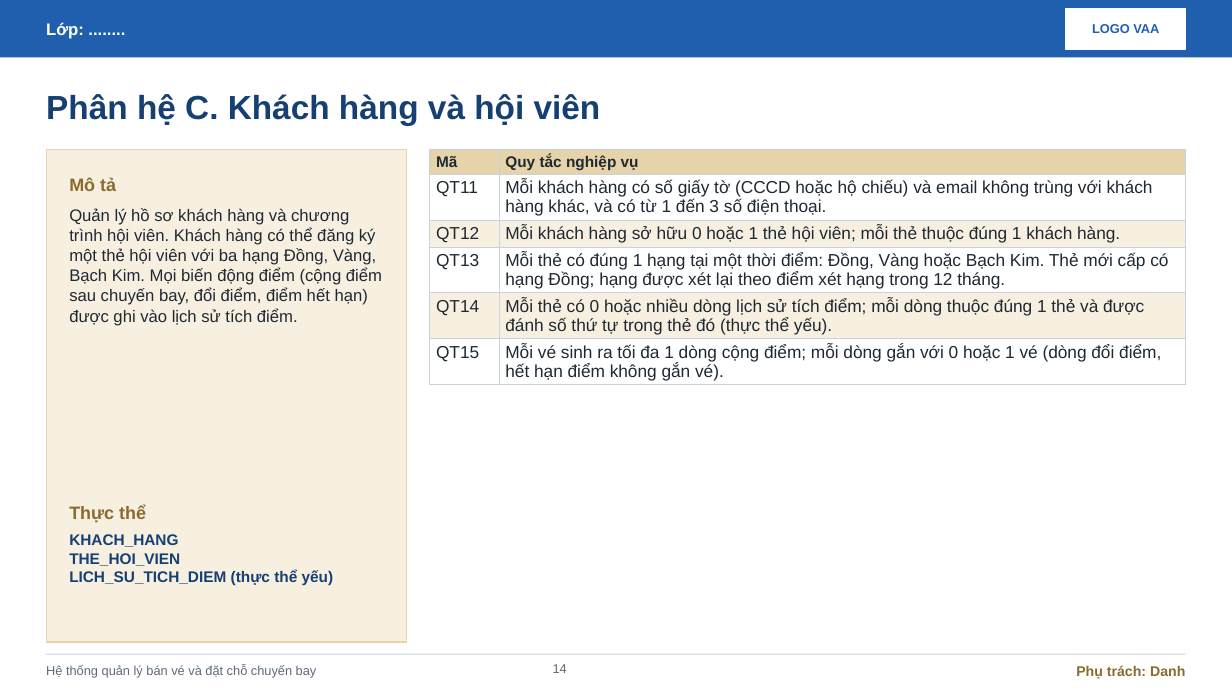
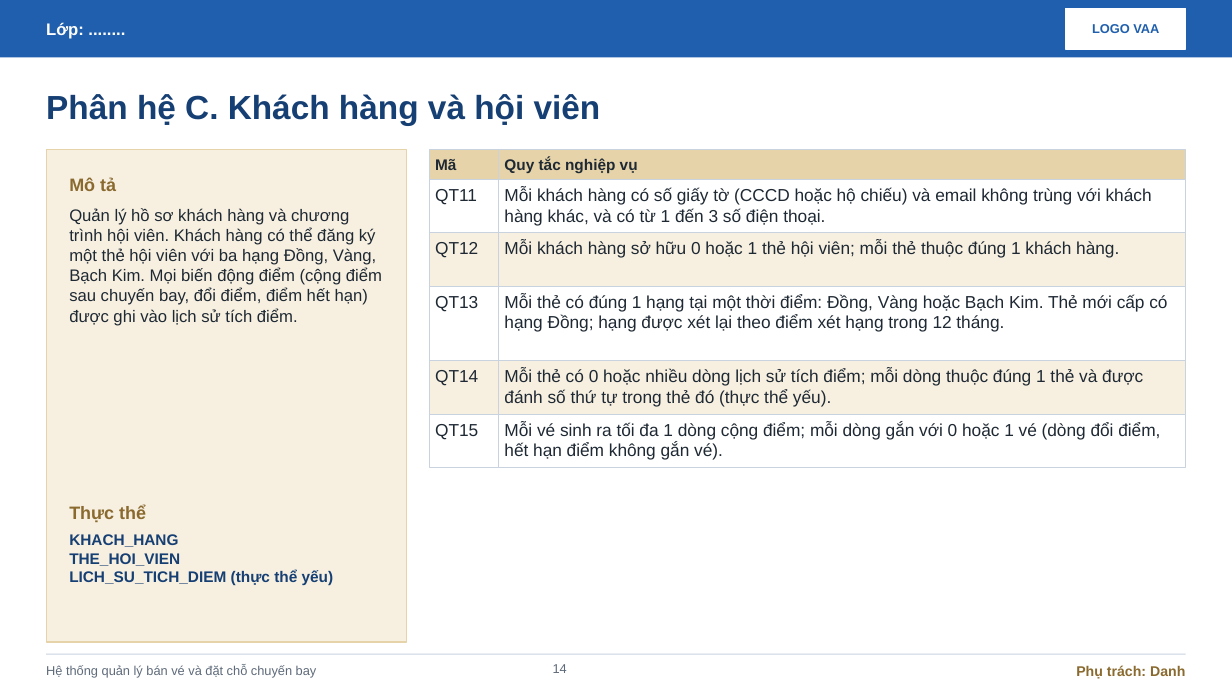
Before and after one commit to TCGxDreams/Nah, a slide deck: slide 14 of slide.pptx. Drawn at 1232x693 pixels with LibreOffice and Linux fonts; fonts in the diff are those of the drawing. Boxes give left, top, right and bottom in pixels: in the first picture for what was removed or moved away, otherwise in the second. Text is boxed around its words. In the diff, an @@ line names an element or a change of style, - is before the commit and + after.

```diff
--- a/slide.pptx
+++ b/slide.pptx
@@ table removed at (430,150,1186,385), 6 rows, 2 columns @@
-Mã | Quy tắc nghiệp vụ
-QT11 | Mỗi khách hàng có số giấy tờ (CCCD hoặc hộ chiếu) và email không trùng với khách hàng khác, và có từ 1 đến 3 số điện thoại.
-QT12 | Mỗi khách hàng sở hữu 0 hoặc 1 thẻ hội viên; mỗi thẻ thuộc đúng 1 khách hàng.
-QT13 | Mỗi thẻ có đúng 1 hạng tại một thời điểm: Đồng, Vàng hoặc Bạch Kim. Thẻ mới cấp có hạng Đồng; hạng được xét lại theo điểm xét hạng trong 12 tháng.
-QT14 | Mỗi thẻ có 0 hoặc nhiều dòng lịch sử tích điểm; mỗi dòng thuộc đúng 1 thẻ và được đánh số thứ tự trong thẻ đó (thực thể yếu).
-QT15 | Mỗi vé sinh ra tối đa 1 dòng cộng điểm; mỗi dòng gắn với 0 hoặc 1 vé (dòng đổi điểm, hết hạn điểm không gắn vé).
@@ rectangle added at (430,150,499,179), fill #E6D3AA, outline #C9D3DF 0.75 pt @@
@@ rectangle added at (430,179,499,233), fill #FFFFFF, outline #C9D3DF 0.75 pt @@
@@ text added at (435,159,456,170), 12 pt, text #1F2933, bold @@
+Mã
@@ rectangle added at (499,150,1186,179), fill #E6D3AA, outline #C9D3DF 0.75 pt @@
@@ rectangle added at (499,179,1186,233), fill #FFFFFF, outline #C9D3DF 0.75 pt @@
@@ text added at (504,158,638,173), 12 pt, text #1F2933, bold @@
+Quy tắc nghiệp vụ
@@ text added at (435,189,477,205), 13.5 pt, text #1F2933 @@
+QT11
@@ text added at (504,187,1152,226), 13.5 pt, text #1F2933 @@
+Mỗi khách hàng có số giấy tờ (CCCD hoặc hộ chiếu) và email không trùng với khách hàng khác, và có từ 1 đến 3 số điện thoại.
@@ rectangle added at (430,233,499,287), fill #F7F0E1, outline #C9D3DF 0.75 pt @@
@@ rectangle added at (499,233,1186,287), fill #F7F0E1, outline #C9D3DF 0.75 pt @@
@@ text added at (435,242,478,258), 13.5 pt, text #1F2933 @@
+QT12
@@ text added at (504,240,1119,258), 13.5 pt, text #1F2933 @@
+Mỗi khách hàng sở hữu 0 hoặc 1 thẻ hội viên; mỗi thẻ thuộc đúng 1 khách hàng.
@@ rectangle added at (430,287,499,361), fill #FFFFFF, outline #C9D3DF 0.75 pt @@
@@ text added at (435,296,478,312), 13.5 pt, text #1F2933 @@
+QT13
@@ rectangle added at (499,287,1186,361), fill #FFFFFF, outline #C9D3DF 0.75 pt @@
@@ text added at (504,294,1167,332), 13.5 pt, text #1F2933 @@
+Mỗi thẻ có đúng 1 hạng tại một thời điểm: Đồng, Vàng hoặc Bạch Kim. Thẻ mới cấp có hạng Đồng; hạng được xét lại theo điểm xét hạng trong 12 tháng.
@@ rectangle added at (430,360,499,414), fill #F7F0E1, outline #C9D3DF 0.75 pt @@
@@ text added at (435,370,478,386), 13.5 pt, text #1F2933 @@
+QT14
@@ rectangle added at (499,360,1186,414), fill #F7F0E1, outline #C9D3DF 0.75 pt @@
@@ text added at (504,368,1143,407), 13.5 pt, text #1F2933 @@
+Mỗi thẻ có 0 hoặc nhiều dòng lịch sử tích điểm; mỗi dòng thuộc đúng 1 thẻ và được đánh số thứ tự trong thẻ đó (thực thể yếu).
@@ rectangle added at (430,414,499,468), fill #FFFFFF, outline #C9D3DF 0.75 pt @@
@@ rectangle added at (499,414,1186,468), fill #FFFFFF, outline #C9D3DF 0.75 pt @@
@@ text added at (435,424,478,439), 13.5 pt, text #1F2933 @@
+QT15
@@ text added at (504,421,1160,460), 13.5 pt, text #1F2933 @@
+Mỗi vé sinh ra tối đa 1 dòng cộng điểm; mỗi dòng gắn với 0 hoặc 1 vé (dòng đổi điểm, hết hạn điểm không gắn vé).
```
Also in this commit, not shown: 12 other slides changed.
